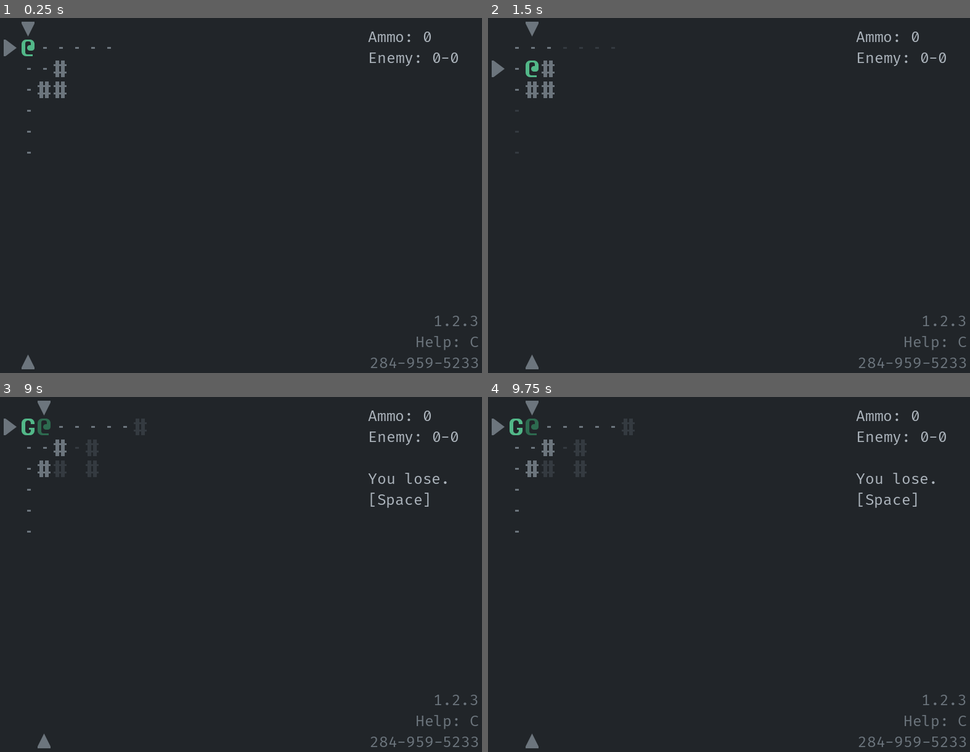
Above: before the commit, frames 1-4 (two rows, left to right).
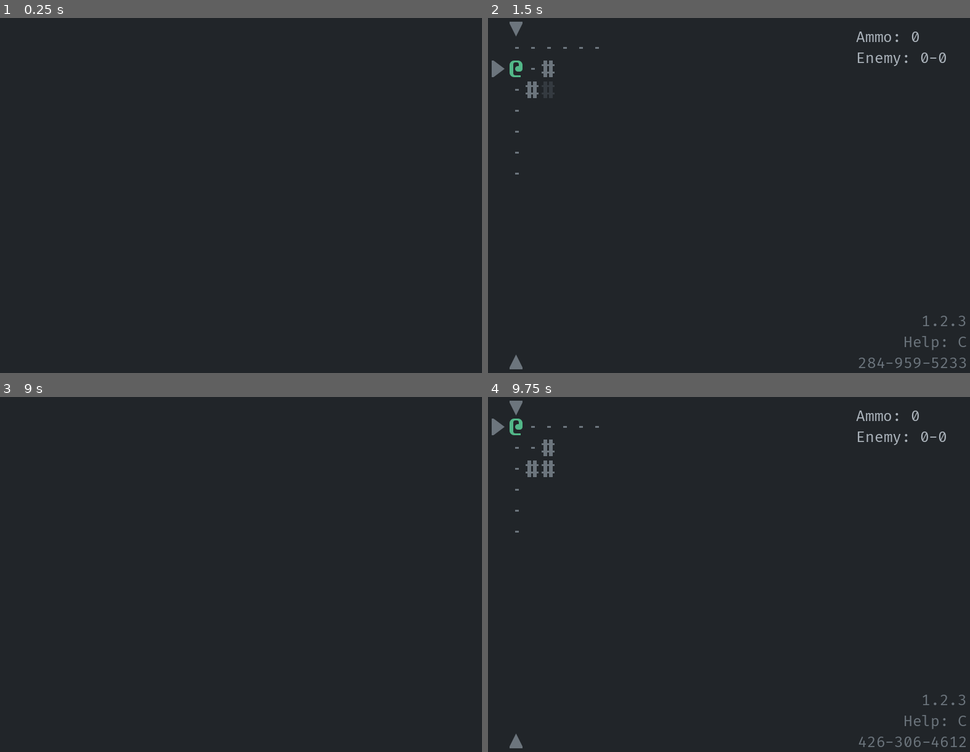
Above: after the commit, the same moments.

Repository: Bozar/godot-4-roguelike-demo
Game: Godot game, scene res://scene/main/main_game.tscn
Two runs of this game, one before a commit and one after it. Both use one fixed random seed, a clock stepped at 60 frames per second and the inputs below.
Inputs:
- Up to frame 1 (0.25 s): no input
- Up to frame 2 (1.5 s): tap Enter at 0.5 s; hold Right (move_right) 0.53-1.28 s; tap Space (aim) at 0.6, 1.25, 1.35 s; hold Down (move_down) from 1.28 s (still down)
- Up to frame 3 (9 s): tap Enter at 2, 3.5 s; release Down (move_down) at 2.03 s; hold Right (move_right) 2.03-2.78 s; tap Space (aim) at 2.1, 2.75, 2.85, 3.6, 4.25, 4.35, 5.1, 5.85, 6.6, 7.35, 8.1, 8.85 s; hold Up (move_up) 2.78-3.53 s; hold Left (move_left) 3.53-5.03 s; hold Down (move_down) 5.03-5.78 s; hold Right (move_right) 5.78-6.53 s; hold Up (move_up) 6.53-7.28 s; hold Right (move_right) 7.28-8.03 s; hold Down (move_down) 8.03-8.78 s; hold Left (move_left) from 8.78 s (still down)
- Up to frame 4 (9.75 s): release Left (move_left) at 9.53 s; hold Up (move_up) from 9.53 s (still down); tap Space (aim) at 9.6 s

The runs differ from the first frame. In frame 1, 1.2% of the frame differs, in the area x 0-100%, y 1-99%; in frame 2, 0.5%; in frame 3, 1.5%; in frame 4, 0.9%.

Commit message:
Press Space to restart when game ends.

Diff:
--- /dev/null
+++ b/autoload/end_game.gd
@@ -0,0 +1,16 @@
+# class_name EndGame
+extends Node2D
+
+
+const PATH_TO_ROOT: String = "res://scene/main/main_game.tscn"
+
+
+func reload() -> void:
+    var new_scene: Node2D = preload(PATH_TO_ROOT).instantiate()
+    var old_scene: Node2D = get_tree().current_scene
+
+    get_tree().root.add_child(new_scene)
+    get_tree().current_scene = new_scene
+
+    get_tree().root.remove_child(old_scene)
+    old_scene.queue_free()
--- a/library/input_tag.gd
+++ b/library/input_tag.gd
@@ -7,6 +7,7 @@
 const MOVE_DOWN: StringName = &"move_down"
 
 const AIM: StringName = &"aim"
+const START_GAME: StringName = &"start_game"
 
 
 const MOVE_INPUTS: Array[StringName] = [
--- a/library/node_reference.gd
+++ b/library/node_reference.gd
@@ -10,6 +10,8 @@
 const RANDOM_NUMBER: String = "RandomNumber"
 const ACTOR_ACTION: String = "ActorAction"
 const GAME_PROGRESS: String = "GameProgress"
+const NEW_GAME: String = "NewGame"
+const INIT_WORLD: String = "InitWorld"
 const FOOTNOTE_LABEL: String = "Sidebar/SidebarVBox/FootnoteLabel"
 const GAME_STATE_LABEL: String = "Sidebar/SidebarVBox/GameStateLabel"
 
@@ -33,19 +35,28 @@
         PC_ACTION,
     ],
     RANDOM_NUMBER: [
-        FOOTNOTE_LABEL, ACTOR_ACTION,
+        FOOTNOTE_LABEL, ACTOR_ACTION, NEW_GAME,
     ],
     PC_ACTION: [
         GAME_STATE_LABEL, ACTOR_ACTION,
     ],
     SCHEDULE: [
-        PC_ACTION, ACTOR_ACTION,
+        PC_ACTION, ACTOR_ACTION, NEW_GAME,
     ],
     SPRITE_STATE: [
         SEARCH_HELPER, PC_ACTION, ACTOR_ACTION,
     ],
     GAME_PROGRESS: [
         PC_ACTION, ACTOR_ACTION,
+    ],
+    NEW_GAME: [
+        PLAYER_INPUT,
+    ],
+    INIT_WORLD: [
+        NEW_GAME,
+    ],
+    SIDEBAR: [
+        NEW_GAME,
     ],
 }
 
--- a/library/visual_effect.gd
+++ b/library/visual_effect.gd
@@ -22,15 +22,6 @@
             MainTag.BACKGROUND, true))
 
 
-static func set_indicator_color() -> void:
-    # TODO: Get palette from GameSetting node.
-    var palette: Dictionary = {}
-    var main_tag: StringName = MainTag.INDICATOR
-
-    for i: Sprite2D in SpriteStateHelper.get_sprites_by_tag(main_tag, ""):
-        i.modulate = Palette.get_color(palette, main_tag, true)
-
-
 static func switch_sprite(sprite: Sprite2D, visual_tag: StringName) -> void:
     var has_switched: bool = false
 
--- a/project.godot
+++ b/project.godot
@@ -18,8 +18,9 @@
 
 [autoload]
 
+SpriteStateHelper="*res://autoload/sprite_state_helper.gd"
+EndGame="*res://autoload/end_game.gd"
 SpriteFactory="*res://autoload/sprite_factory.gd"
-SpriteStateHelper="*res://autoload/sprite_state_helper.gd"
 
 [debug]
 
@@ -78,6 +79,11 @@
 "events": [Object(InputEventKey,"resource_local_to_scene":false,"resource_name":"","device":-1,"window_id":0,"alt_pressed":false,"shift_pressed":false,"ctrl_pressed":false,"meta_pressed":false,"pressed":false,"keycode":32,"physical_keycode":0,"key_label":0,"unicode":32,"echo":false,"script":null)
 ]
 }
+start_game={
+"deadzone": 0.5,
+"events": [null, null, Object(InputEventKey,"resource_local_to_scene":false,"resource_name":"","device":-1,"window_id":0,"alt_pressed":false,"shift_pressed":false,"ctrl_pressed":false,"meta_pressed":false,"pressed":false,"keycode":32,"physical_keycode":0,"key_label":0,"unicode":32,"echo":false,"script":null)
+]
+}
 
 [rendering]
 
--- a/scene/main/main_game.tscn
+++ b/scene/main/main_game.tscn
@@ -17,6 +17,7 @@
 [ext_resource type="Script" path="res://scene/main/random_number.gd" id="15_6fnbo"]
 [ext_resource type="Script" path="res://scene/main/actor_action.gd" id="16_f0ejp"]
 [ext_resource type="Script" path="res://scene/main/game_progress.gd" id="17_f52dv"]
+[ext_resource type="Script" path="res://scene/main/new_game.gd" id="18_kub1o"]
 
 [node name="MainRoot" type="Node2D"]
 script = ExtResource("1_ed0ep")
@@ -79,3 +80,6 @@
 
 [node name="GameProgress" type="Node2D" parent="."]
 script = ExtResource("17_f52dv")
+
+[node name="NewGame" type="Node2D" parent="."]
+script = ExtResource("18_kub1o")
--- a/scene/main/main_root.gd
+++ b/scene/main/main_root.gd
@@ -5,16 +5,6 @@
 func _ready() -> void:
     _connect_signals(NodeReference.SIGNAL_CONNECTIONS)
     _connect_nodes(NodeReference.NODE_CONNECTIONS)
-
-    # TODO: Get seed from user settings.
-    ($RandomNumber as RandomNumber).set_initial_seed(0)
-    ($InitWorld as InitWorld).create_world()
-    ($PlayerInput as PlayerInput).set_process_unhandled_input(true)
-    ($Sidebar as Sidebar).init_gui()
-    ($Schedule as Schedule).start_first_turn()
-
-    VisualEffect.set_background_color()
-    VisualEffect.set_indicator_color()
 
 
 func _connect_signals(signal_connections: Dictionary) -> void:
--- /dev/null
+++ b/scene/main/new_game.gd
@@ -0,0 +1,20 @@
+class_name NewGame
+extends Node2D
+
+
+var _ref_RandomNumber: RandomNumber
+var _ref_InitWorld: InitWorld
+var _ref_Sidebar: Sidebar
+var _ref_Schedule: Schedule
+
+
+func _ready() -> void:
+    VisualEffect.set_background_color()
+
+
+func start_game() -> void:
+    # TODO: Get seed from user settings.
+    _ref_RandomNumber.set_initial_seed(0)
+    _ref_InitWorld.create_world()
+    _ref_Sidebar.init_gui()
+    _ref_Schedule.start_first_turn()
--- a/scene/main/player_input.gd
+++ b/scene/main/player_input.gd
@@ -5,18 +5,26 @@
 signal action_pressed(input_tag: InputTag)
 
 
-var _game_over: bool = false
+var _ref_NewGame: NewGame
+
+var _is_new_game: bool = true
+var _is_game_over: bool = false
 
 
 func _ready() -> void:
-    set_process_unhandled_input(false)
+    set_process_unhandled_input(true)
 
 
 func _unhandled_input(event: InputEvent) -> void:
     var out_input_tag: Array = []
 
-    if _game_over:
-        pass
+    if _is_new_game:
+        if event.is_action_pressed(InputTag.START_GAME):
+            _ref_NewGame.start_game()
+            _is_new_game = false
+    elif _is_game_over:
+        if event.is_action_pressed(InputTag.START_GAME):
+            EndGame.reload()
     elif _is_move_input(event, out_input_tag):
         action_pressed.emit(out_input_tag[0])
     elif event.is_action_pressed(InputTag.AIM):
@@ -29,7 +37,7 @@
 
 func _on_GameProgress_game_over(_player_win: bool) -> void:
     set_process_unhandled_input(true)
-    _game_over = true
+    _is_game_over = true
 
 
 func _is_move_input(event: InputEvent, out_input_tag: Array) -> bool:
Not shown: 1 places in scene/main/main_game.tscn that only renumber resources
